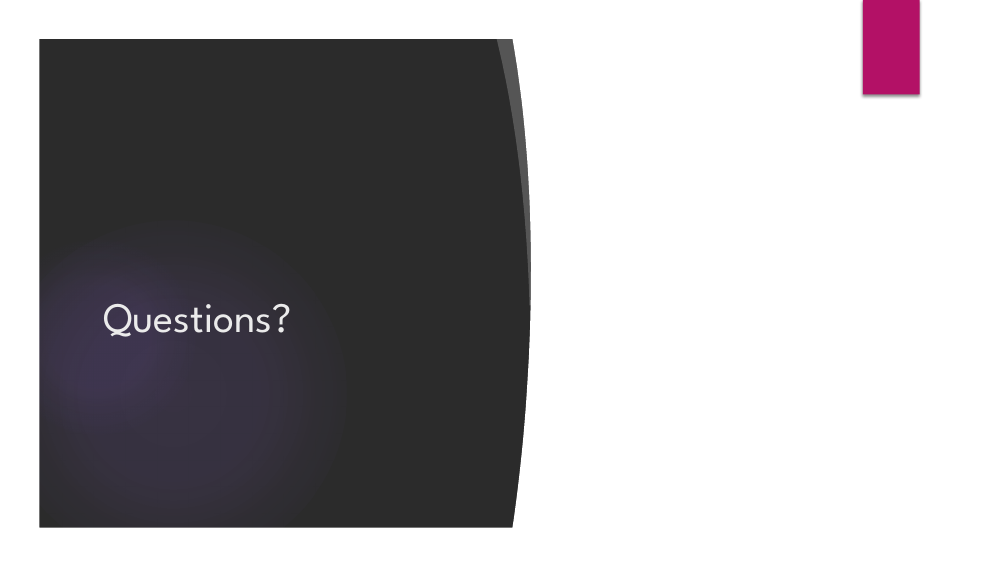
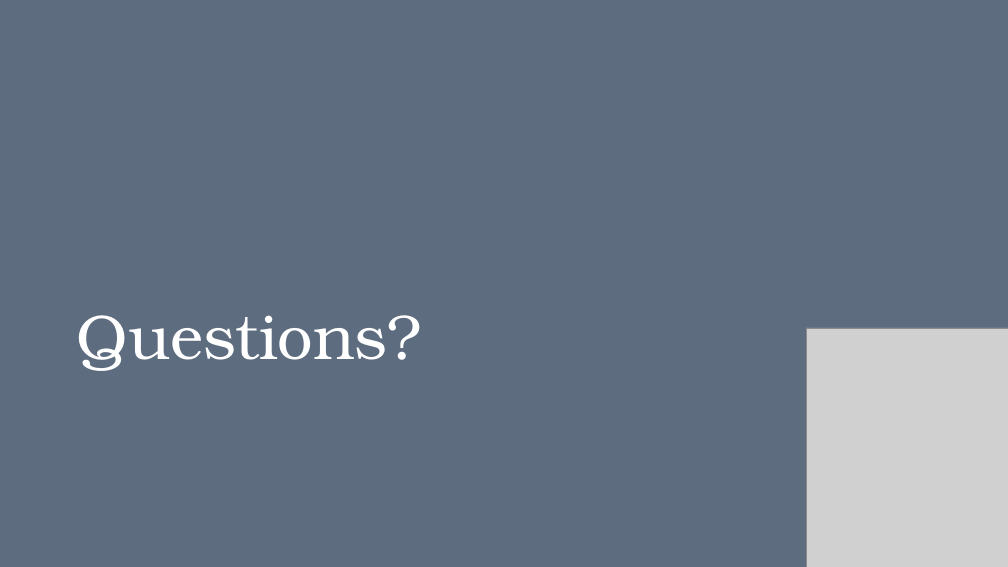
Before and after one commit to dianaruth/cs373-idb, a slide deck: slide 13 of swewars.pptx. Drawn at 1008x567 pixels with LibreOffice and Linux fonts; fonts in the diff are those of the drawing; grey boxes stand for pictures; background and template pictures are left out; a plain dark background stands for a picture behind light text. Boxes give left, top, right and bottom in pixels: in the first picture for what was removed or moved away, otherwise in the second. Text is boxed around its words. In the diff, an @@ line names an element or a change of style, - is before the commit and + after.

```diff
--- a/swewars.pptx
+++ b/swewars.pptx
@@ background picture (left out) to #5D6C7F @@
@@ group removed at (x1=0, y1=0, x2=1008, y2=567): 4 ellipses, 3 freeform shapes, 1 rectangle @@
@@ rectangle removed at (x1=863, y1=0, x2=920, y2=95) @@
@@ title "Questions?" moved from (x1=103, y1=304, x2=292, y2=337) to (x1=76, y1=315, x2=421, y2=371) @@
@@ title "Questions?" at (x1=76, y1=315, x2=421, y2=371): size 40 to 60 pt, font League Spartan to TeX Gyre Bonum, text colour #EBEBEB to #FFFFFF; line spacing 1 to 0.9; vertical alignment middle to bottom @@
@@ picture added at (x1=806, y1=328, x2=1008, y2=567) @@
```
Also in this commit, not shown: 11 other slides changed, 1 slide added, 1 slide removed.
